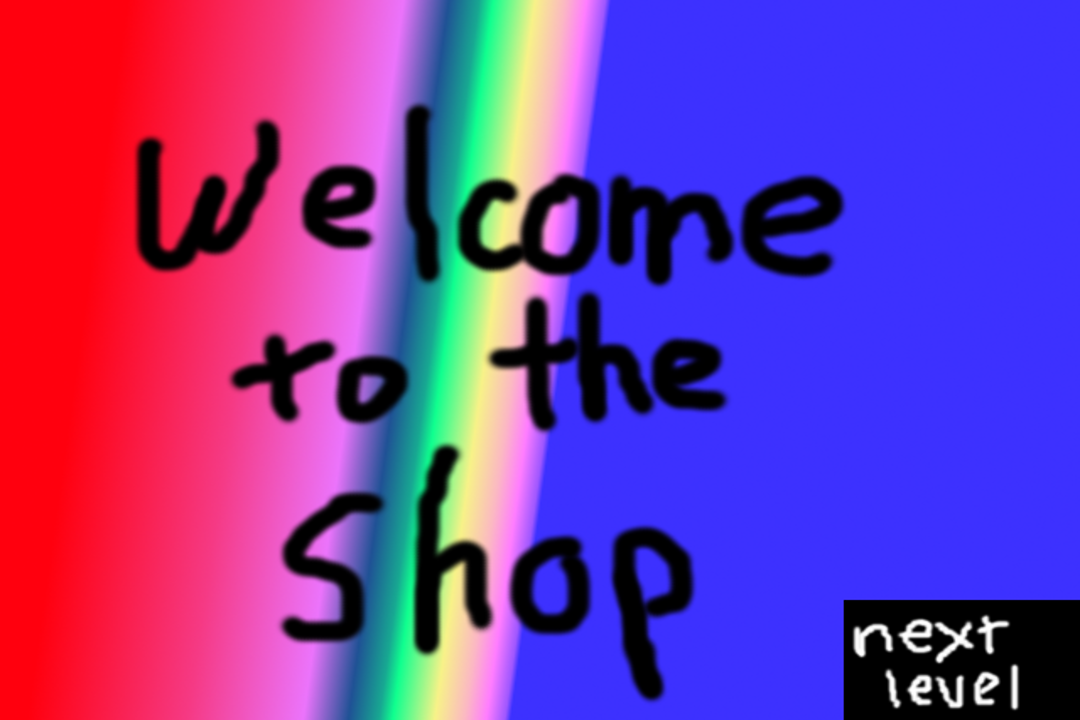
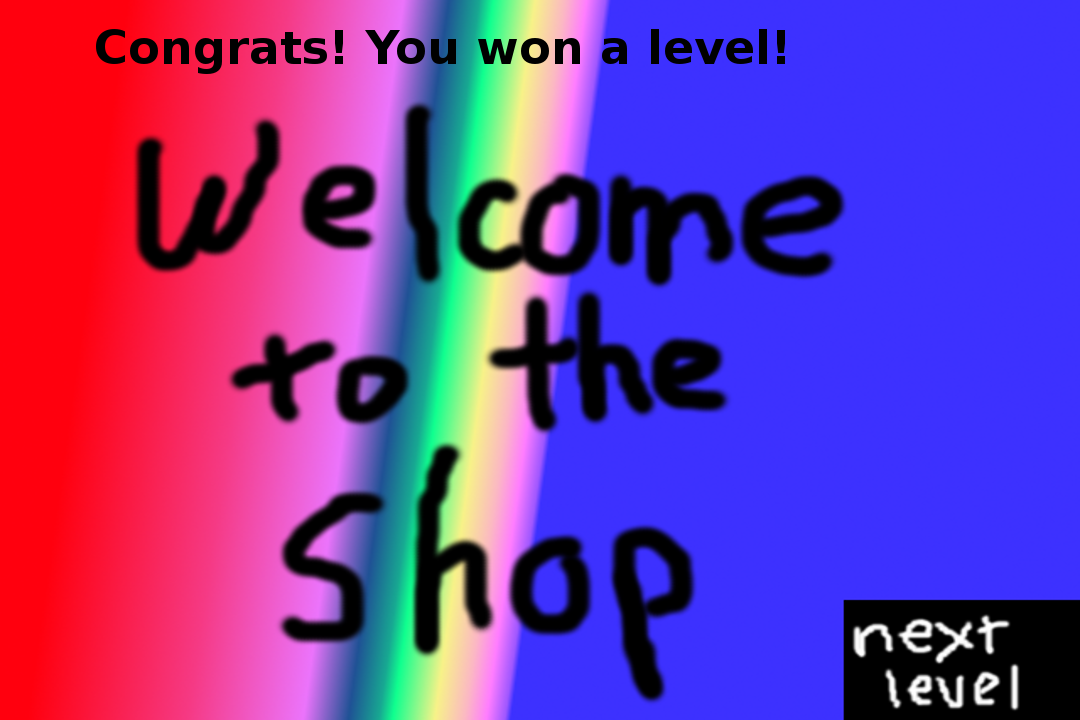
Layer changes from the first 1080px x 720px image to the second:
added layer "Congrats! You won a level!" above "shop_temp.png" over [96, 29, 785, 74]
